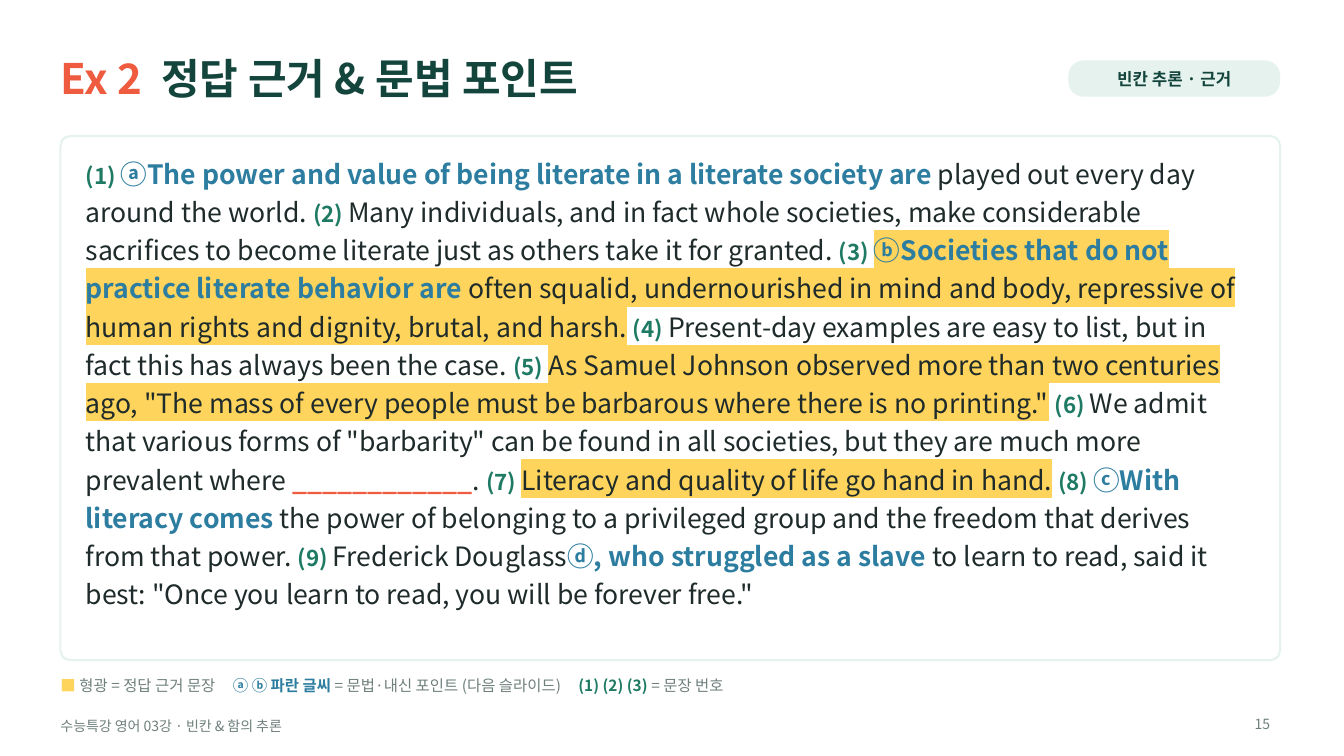
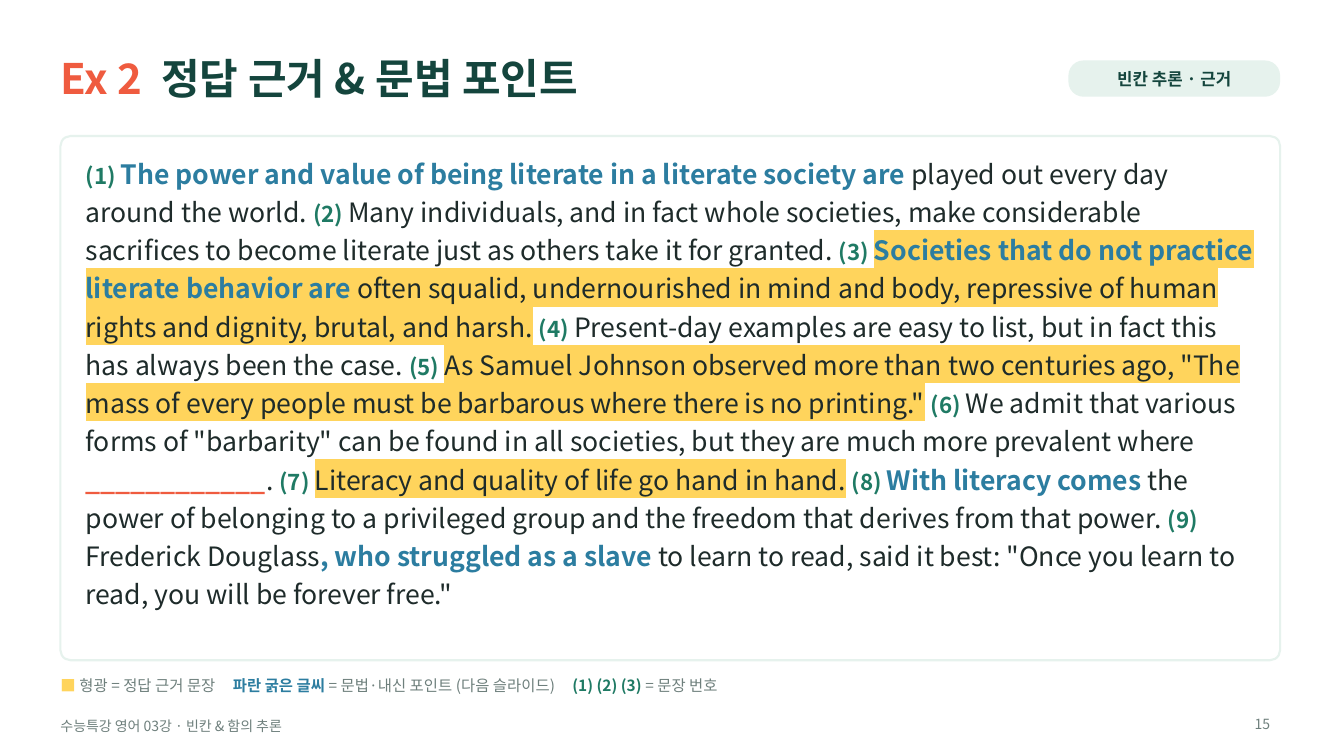
Before and after one commit to HUFSDavid/HUFSDavid, a slide deck: slide 15 of 수능특강_영어_03강_수업PPT.pptx. Drawn at 1344x756 pixels with LibreOffice and Linux fonts; fonts in the diff are those of the drawing. Boxes give left, top, right and bottom in pixels: in the first picture for what was removed or moved away, otherwise in the second. Text is boxed around its words. In the diff, an @@ line names an element or a change of style, - is before the commit and + after.

```diff
--- a/수능특강_영어_03강_수업PPT.pptx
+++ b/수능특강_영어_03강_수업PPT.pptx
@@ text at (86, 162, 1253, 610): text changed @@
-(1) ⓐThe power and value of being literate in a literate society are played out every day around the world. (2) Many individuals, and in fact whole societies, make considerable sacrifices to become literate just as others take it for granted. (3) ⓑSocieties that do not practice literate behavior are often squalid, undernourished in mind and body, repressive of human rights and dignity, brutal, and harsh. (4) Present-day examples are easy to list, but in fact this has always been the case. (5) As Samuel Johnson observed more than two centuries ago, "The mass of every people must be barbarous where there is no printing." (6) We admit that various forms of "barbarity" can be found in all societies, but they are much more prevalent where ____________. (7) Literacy and quality of life go hand in hand. (8) ⓒWith literacy comes the power of belonging to a privileged group and the freedom that derives from that power. (9) Frederick Douglassⓓ, who struggled as a slave to learn to read, said it best: "Once you learn to read, you will be forever free."
+(1) The power and value of being literate in a literate society are played out every day around the world. (2) Many individuals, and in fact whole societies, make considerable sacrifices to become literate just as others take it for granted. (3) Societies that do not practice literate behavior are often squalid, undernourished in mind and body, repressive of human rights and dignity, brutal, and harsh. (4) Present-day examples are easy to list, but in fact this has always been the case. (5) As Samuel Johnson observed more than two centuries ago, "The mass of every people must be barbarous where there is no printing." (6) We admit that various forms of "barbarity" can be found in all societies, but they are much more prevalent where ____________. (7) Literacy and quality of life go hand in hand. (8) With literacy comes the power of belonging to a privileged group and the freedom that derives from that power. (9) Frederick Douglass, who struggled as a slave to learn to read, said it best: "Once you learn to read, you will be forever free."
@@ text at (79, 678, 717, 694): text changed @@
-■ 형광 = 정답 근거 문장 ⓐ ⓑ 파란 글씨 = 문법·내신 포인트 (다음 슬라이드) (1) (2) (3) = 문장 번호
+■ 형광 = 정답 근거 문장 파란 굵은 글씨 = 문법·내신 포인트 (다음 슬라이드) (1) (2) (3) = 문장 번호
```
Also in this commit, not shown: 23 other slides changed.
